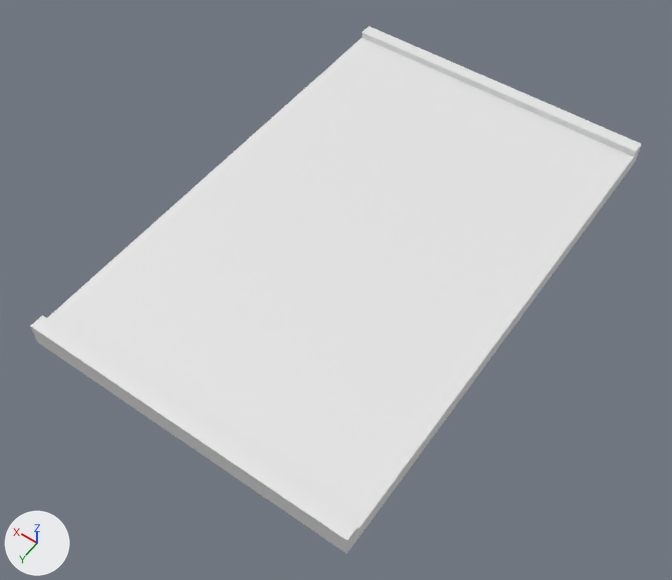
A saved change to the FBX model Assets/Project/Art/Environment/Kit Judge/Architecture/SM_Ground_Jury.fbx.
Both versions are drawn from a camera (50 mm lens) standing at (-3.85, 30.36, 8.05) and looking at (-0.06, 25.05, -0.3). Arrows for +X, +Y and +Z are at lower left; the lights stay in place. Where no turn or scale is listed for an object, it has been applied to the vertices.

In view in the first picture: 'SM_Ground_Jury'.
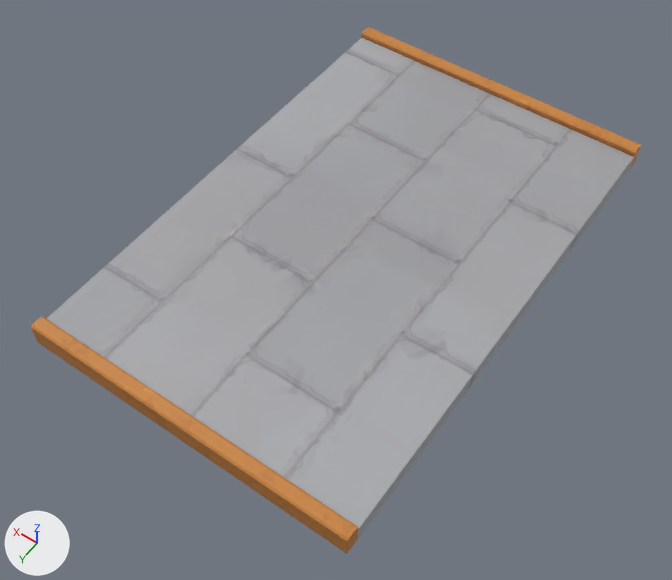
Boxes [x1, y1, x2, y2] around the edits, measured in the pictures (672 x 580 px; the box of a moved part takes in the faces that stretch with it):
'SM_Ground_Jury', reshaped
    before: [31, 26, 641, 554]
    after: [31, 27, 641, 554]
part 1 of me_sm_ground_jury, moved or reshaped
    before: [31, 145, 641, 554]
    after: [31, 27, 641, 554]
part 2 of me_sm_ground_jury, recoloured (white to grey)
    both: [42, 32, 636, 538]

The change, as a list of edits to the scene's bpy script:
```text
Add img_t_trim_01_d_png:
    img_t_trim_01_d_png = load_image('T_Trim_01_D.png', '../../Kit Bal/Generic Mat/Trim_01/T_Trim_01_D.png', 2048, 2048, 'sRGB')
Add mat_basic_001:
    mat_basic_001 = principled_material('Basic.001')
    mat_basic_001.texture = img_t_trim_01_d_png
Change me_sm_ground_jury:
    used by ob_sm_ground_jury; location = (0.0, 24.5, 0.14)
    remove me_sm_ground_jury.from_pydata(...)  # 24 vertices, 22 faces; spans x -2.0..2.0, y -3.1..3.1, z -0.21..0.09
    add me_sm_ground_jury.from_pydata(...)  # 28 vertices, 24 faces; spans x -2.0..2.0, y -3.1..3.1, z -0.21..0.09
    me_sm_ground_jury part 1
    4 vertices are removed from x -2.0..2.0, y -3.1..3.1, z 0.0
    12 faces are deleted
    4 vertices in x -2.0..2.0, y -2.93..2.93, z 0.09 move by (0.0, 0.0, -0.03)
    4 vertices move from x -2.0..2.0, y -3.1..3.1, z 0.09 to x -2.0..2.0, y -2.95..2.95, z 0.09
    8 vertices are added at x -2.0..2.0, y -3.1..3.1, z 0.06..0.09
    14 new faces join them
    me_sm_ground_jury part 2: 10 faces spanning x -2.0..2.0, y -3.1..3.1, z -0.21..0.09 switch from no material to mat_basic_001 (picture img_t_trim_01_d_png)
```
